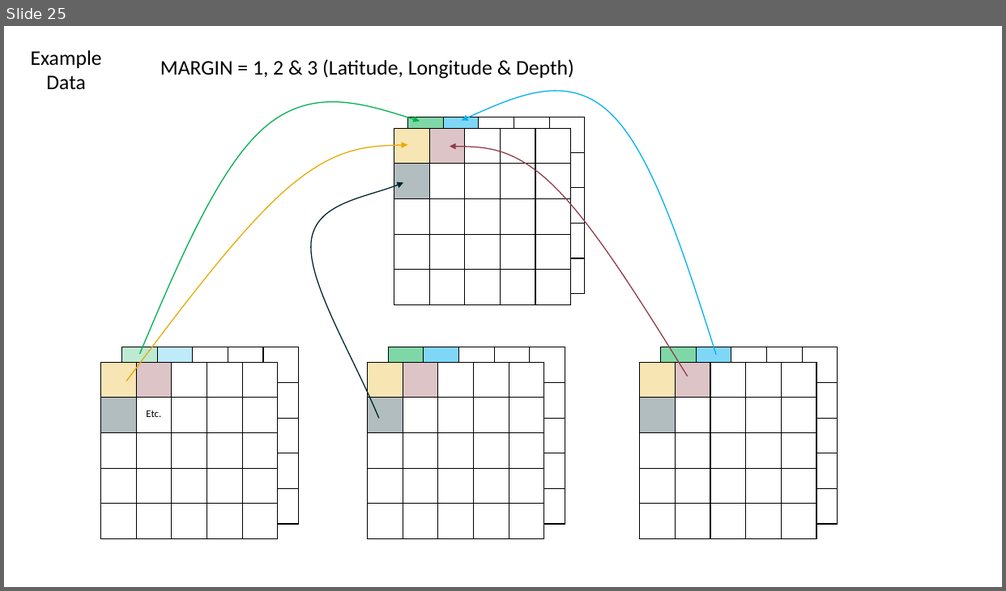
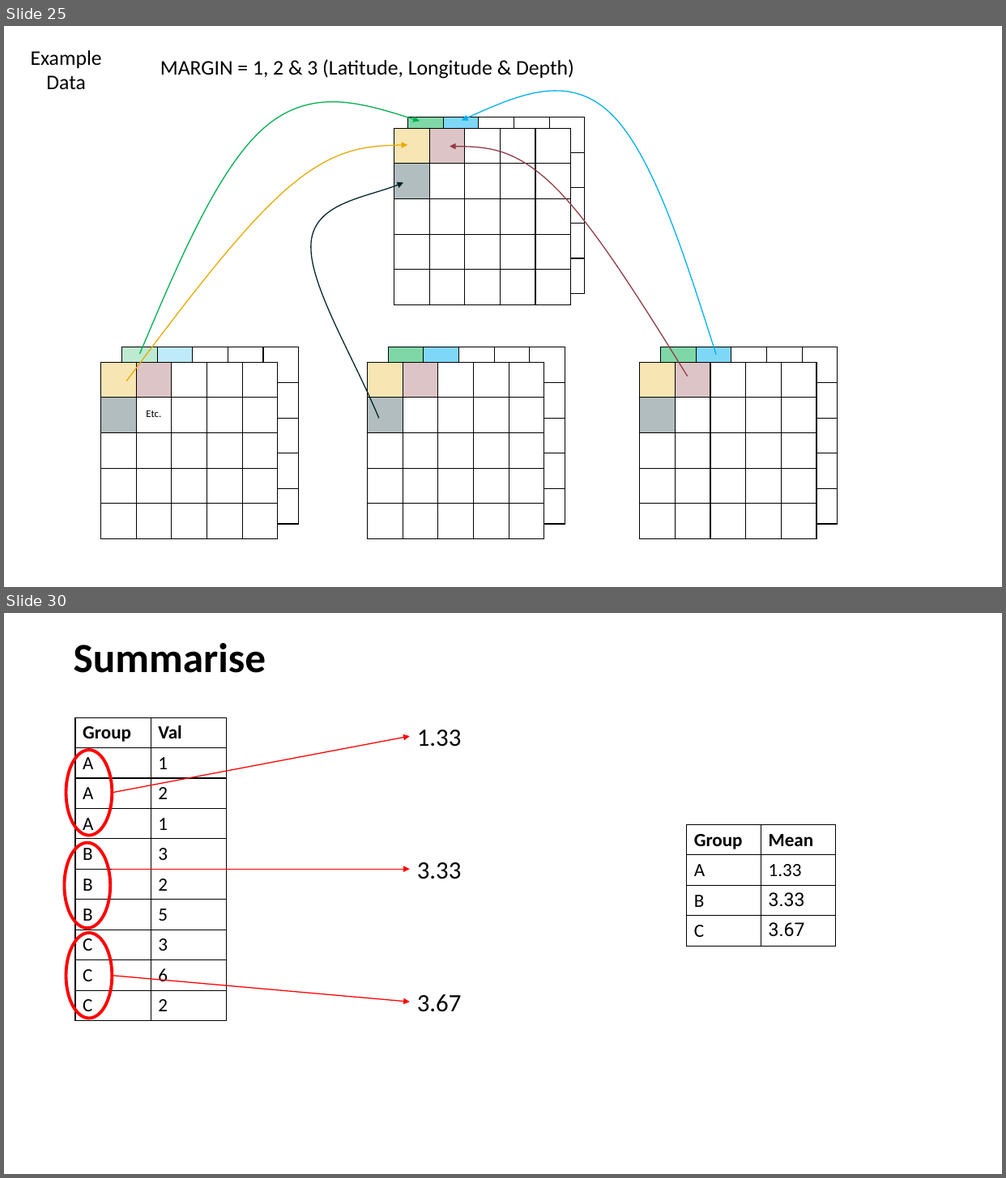
Before and after one commit to add-am/website, a slide deck: images/listing_images.pptx. Shown one above the other, each under a label of ours: slide 25 before the commit, slides 25 and 30 after it; the slides between them are not shown. The pictures are 1006x591 and 1006x1178 pixels, drawn with LibreOffice and Linux fonts; fonts in the diff are those of the drawing. Boxes give left, top, right and bottom in pixels: in the first picture for what was removed or moved away, otherwise in the second. Text is boxed around its words. In the diff, an @@ line names an element or a change of style, - is before the commit and + after.

```diff
--- a/images/listing_images.pptx
+++ b/images/listing_images.pptx
@@ slide 30 added at (x1=4, y1=613, x2=1002, y2=1174), background #FFFFFF @@
@@ text added at (x1=74, y1=643, x2=266, y2=673), 40 pt, text #000000, bold @@
+Summarise
@@ table added at (x1=75, y1=717, x2=226, y2=1022), 10 rows, 2 columns @@
+Group | Val
+A | 1
+A | 2
+A | 1
+B | 3
+B | 2
+B | 5
+C | 3
+C | 6
+C | 2
@@ text added at (x1=417, y1=730, x2=462, y2=747), 24 pt, text #000000 @@
+1.33
@@ ellipse added at (x1=66, y1=750, x2=112, y2=835), outline #FF0000 3 pt @@
@@ arrow added from (112, 793) to (410, 736), #FF0000 1 pt @@
@@ table added at (x1=687, y1=825, x2=835, y2=946), 4 rows, 2 columns @@
+Group | Mean
+A | 1.33
+B | 3.33
+C | 3.67
@@ ellipse added at (x1=65, y1=843, x2=110, y2=928), outline #FF0000 3 pt @@
@@ arrow added from (112, 869) to (410, 869), #FF0000 1 pt @@
@@ text added at (x1=417, y1=862, x2=462, y2=879), 24 pt, text #000000 @@
+3.33
@@ ellipse added at (x1=66, y1=933, x2=112, y2=1018), outline #FF0000 3 pt @@
@@ arrow added from (112, 976) to (410, 1003), #FF0000 1 pt @@
@@ text added at (x1=417, y1=995, x2=462, y2=1012), 24 pt, text #000000 @@
+3.67
```
Also in this commit, not shown: 3 other slides added, 1 slide removed, 5 other files.
